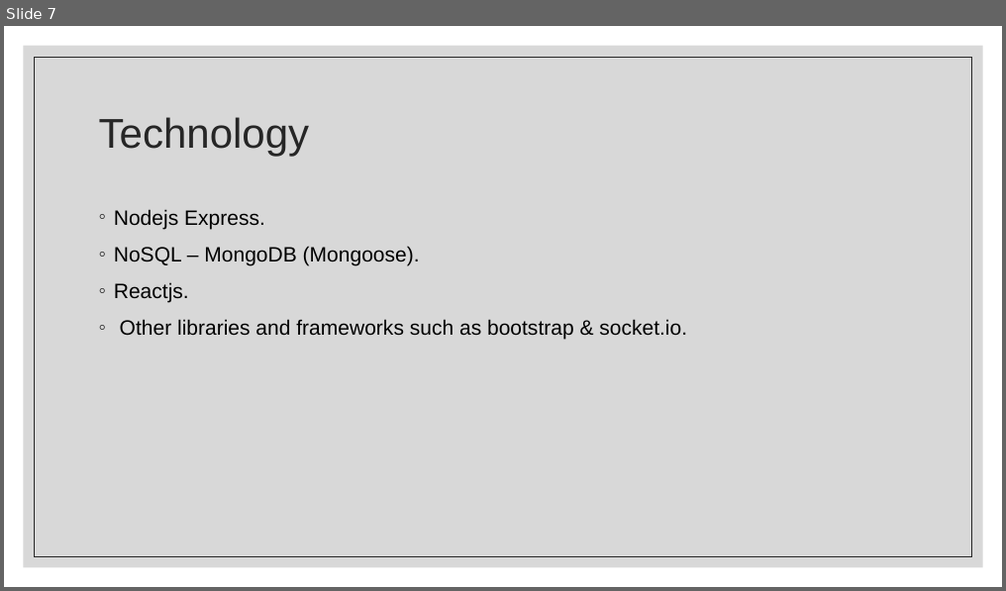
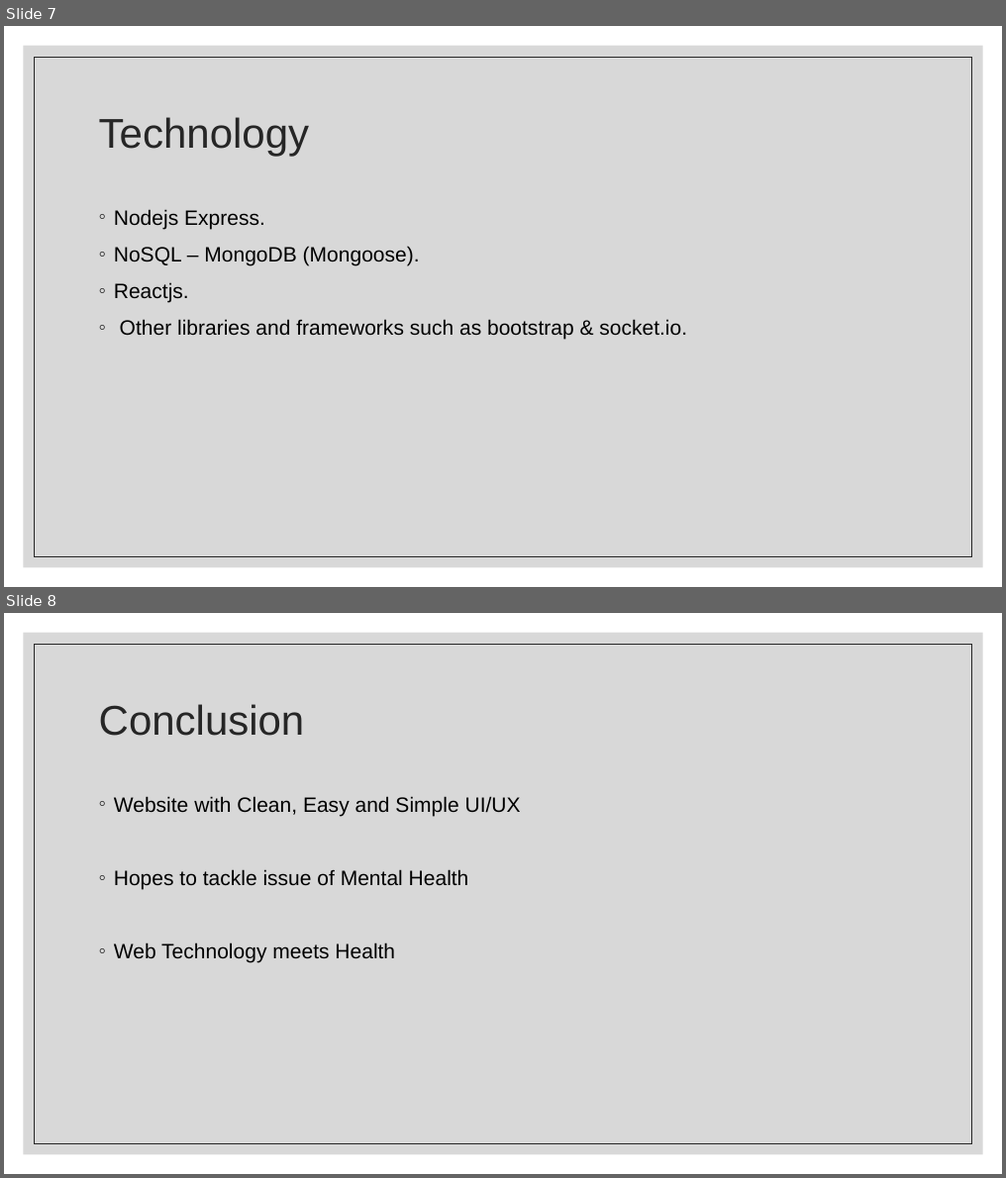
Before and after one commit to 04rookie/dissertationProject, a slide deck: documents/Presentation.pptx. Shown one above the other, each under a label of ours: slide 7 before the commit, slides 7 and 8 after it. The pictures are 1006x591 and 1006x1178 pixels, drawn with LibreOffice and Linux fonts; fonts in the diff are those of the drawing. Boxes give left, top, right and bottom in pixels: in the first picture for what was removed or moved away, otherwise in the second. Text is boxed around its words. In the diff, an @@ line names an element or a change of style, - is before the commit and + after.

```diff
--- a/documents/Presentation.pptx
+++ b/documents/Presentation.pptx
@@ slide 8 added at [4,613,1002,1174], background #FFFFFF; not listed: 2 template elements that a slide beside it also shows @@
@@ title added at [99,704,305,736], 40 pt, text #262626 @@
+Conclusion
@@ text added at [114,796,521,963], 20 pt, text #000000 @@
+◦ Website with Clean, Easy and Simple UI/UX
+◦ Hopes to tackle issue of Mental Health
+◦ Web Technology meets Health
```
Also in this commit, not shown: 2 slides changed, 1 other slide added, 1 slide removed.
